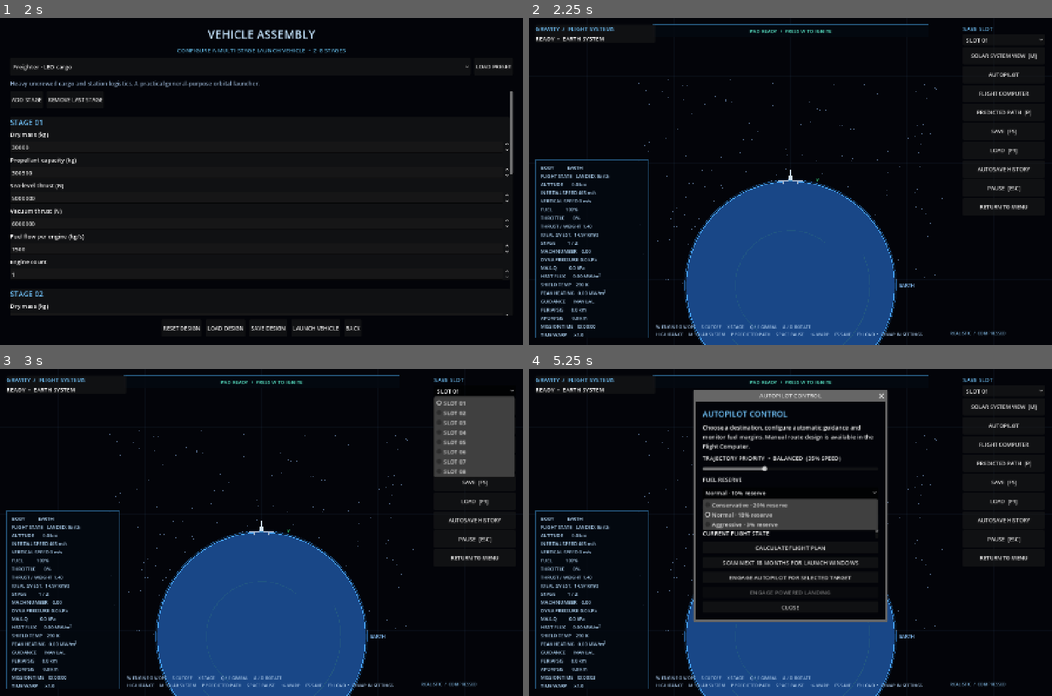
Above: before the commit, frames 1-4 (two rows, left to right).
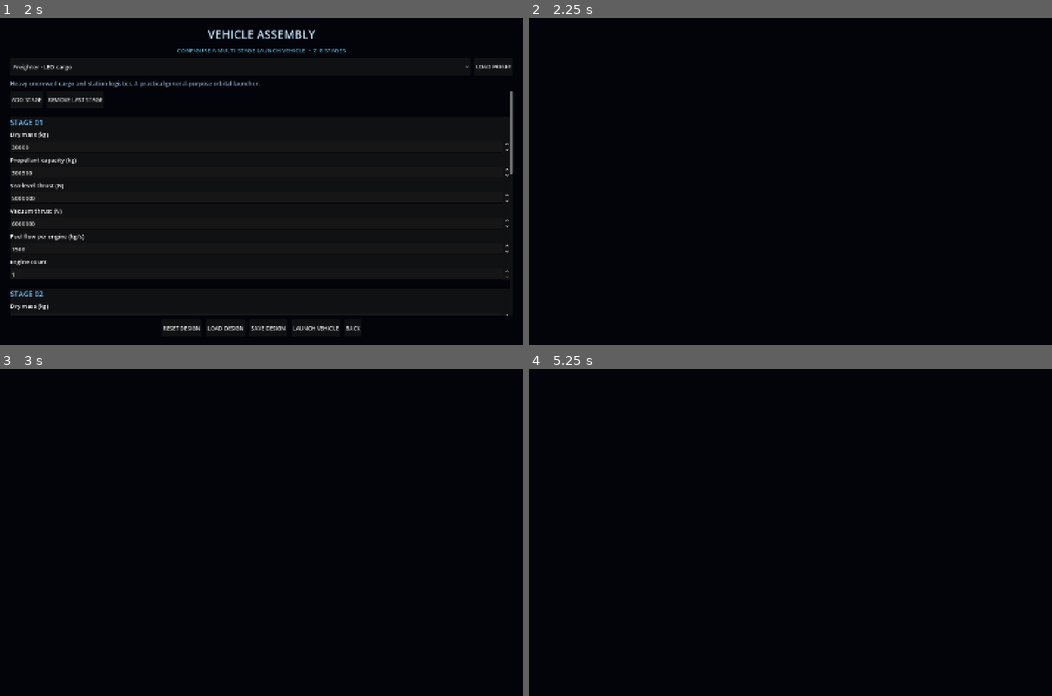
Above: after the commit, the same moments.

Repository: Blagos1195/Gravity-simulator
Game: Godot game, scene res://scenes/main.tscn
The game is run twice, just before and just after one commit, with the same random seed, the same clock (stepped at 60 frames per second) and the same inputs.
Inputs (mouse positions are in pixels of both pictures, inside the frame that each line leads up to):
- Up to frame 1 (2 s): click "NEW GAME" at 0.5 s; click "CONTINUE TO ROCKET BUILDER" at 1.25 s
- Up to frame 2 (2.25 s): click "LAUNCH VEHICLE" at 2 s
- Up to frame 3 (3 s): click (475, 391) at 2.75 s, where only the run before the commit has a clickable "SLOT 01"
- Up to frame 4 (5.25 s): click (1004, 408) at 3.5 s, where only the run before the commit has a clickable "SOLAR SYSTEM VIEW [M]"; click (1004, 424) at 4.25 s, where only the run before the commit has a clickable "AUTOPILOT"; click (790, 493) at 5 s, where only the run before the commit has a clickable "Normal · 10% reserve"

Frame 1 is identical in both runs. In frame 2, 21% of the frame differs, in the area x 1-99%, y 1-100%; in frame 3, 25%; in frame 4, 21%.
Error after the commit: Parse Error: Function "_relative_position_to_body()" not found in base self. (res://scripts/simulation_view.gd:161)

Commit message:
Integrate rocket motion with precise coordinates and local body gravity

Diff:
--- a/Gravity/scripts/simulation_view.gd
+++ b/Gravity/scripts/simulation_view.gd
@@ -158,17 +158,17 @@
 	if landed:
 		if thrust_key_down and fuel > 0.0:
 			var surface_state := _surface_body_state(landed_body_name)
-			var normal: Vector2 = (rocket_position - surface_state.position).normalized()
+			var normal := _relative_position_to_body(surface_state).normalized()
 			rotation_angle = normal.angle() - Vector2.UP.angle()
-			rocket_position = surface_state.position + normal * (float(surface_state.radius) + 5.0)
+			_set_rocket_position_relative_to_body(surface_state, normal * (float(surface_state.radius) + 5.0))
 			velocity = surface_state.velocity + Vector2(-normal.y, normal.x) * float(surface_state.radius) * float(surface_state.rotation_rate)
 			landed = false
 			status_message = "LAUNCHING FROM %s" % landed_body_name.to_upper()
 		else:
 			sim_time = end_time
 			var landed_surface_state := _surface_body_state(landed_body_name)
-			var landed_normal: Vector2 = (rocket_position - landed_surface_state.position).normalized()
-			rocket_position = landed_surface_state.position + landed_normal * (float(landed_surface_state.radius) + 0.5)
+			var landed_normal := _relative_position_to_body(landed_surface_state).normalized()
+			_set_rocket_position_relative_to_body(landed_surface_state, landed_normal * (float(landed_surface_state.radius) + 0.5))
 			velocity = landed_surface_state.velocity + Vector2(-landed_normal.y, landed_normal.x) * float(landed_surface_state.radius) * float(landed_surface_state.rotation_rate)
 			throttle = 0.0
 			return
@@ -176,7 +176,8 @@
 		sim_time = end_time
 		throttle = 0.0
 		return
-	var altitude := rocket_position.length() - EARTH_RADIUS
+	var local_body := _nearest_body_state(rocket_position)
+	var altitude := maxf(0.0, float(local_body.get("distance", EARTH_RADIUS)) - float(local_body.get("radius", EARTH_RADIUS)))
 	if guidance_enabled:
 		_update_guidance(dt)
 	if autopilot_enabled and autopilot_phase in ["COAST", "WAIT_WINDOW", "ALIGN_DEPARTURE", "TRANSFER_COAST", "ARRIVAL_APPROACH", "ARRIVAL_PENDING", "ROUTE_COAST", "COMPLETE", "FAILED"]:
@@ -203,7 +204,7 @@
 				autopilot_phase = "TRANSFER_COAST"
 			elif autopilot_phase == "ARRIVAL_CAPTURE_BURN":
 				var arrival_state := _autopilot_target_state()
-				var arrival_position: Vector2 = rocket_position - arrival_state.position
+				var arrival_position := _relative_position_to_body(arrival_state)
 				var arrival_velocity: Vector2 = velocity + thrust_impulse - arrival_state.velocity
 				var arrival_orbit := FlightComputer.orbital_state(arrival_position, arrival_velocity, G * float(arrival_state.mass))
 				if bool(arrival_orbit.get("bound", false)) and float(arrival_orbit.get("periapsis", 0.0)) > float(arrival_state.radius) + 50000.0:
@@ -225,23 +226,28 @@
 				autopilot_complete = true
 				status_message = "AUTOPILOT  •  MANOEUVRE BURN COMPLETE"
 	var gravity_states: Dictionary = _ephemeris_states_at(start_time + dt * 0.5)
-	var initial_gravity: Vector2 = PlanetarySystem.gravity_acceleration_from_heliocentric_states(rocket_position, gravity_states)
-	var initial_aero := _aerodynamic_acceleration(rocket_position, velocity, mass_mid, start_time)
+	var initial_gravity := PlanetarySystem.gravity_acceleration_from_precise_states(rocket_position_precise, gravity_states)
+	var initial_aero := _aerodynamic_acceleration(rocket_position, velocity, mass_mid, start_time, rocket_position_precise)
 	var half_velocity := velocity + (initial_gravity + initial_aero) * (0.5 * dt) + thrust_impulse * 0.5
-	var next_position := rocket_position + half_velocity * dt
-	var final_gravity: Vector2 = PlanetarySystem.gravity_acceleration_from_heliocentric_states(next_position, gravity_states)
-	var final_aero := _aerodynamic_acceleration(next_position, half_velocity, mass_mid, end_time)
+	var next_position_components := PackedFloat64Array([
+		rocket_position_precise[0] + half_velocity.x * dt,
+		rocket_position_precise[1] + half_velocity.y * dt
+	])
+	var next_position := Vector2(next_position_components[0], next_position_components[1])
+	var final_gravity := PlanetarySystem.gravity_acceleration_from_precise_states(next_position_components, gravity_states)
+	var final_aero := _aerodynamic_acceleration(next_position, half_velocity, mass_mid, end_time, next_position_components)
 	velocity = half_velocity + (final_gravity + final_aero) * (0.5 * dt) + thrust_impulse * 0.5
-	rocket_position = next_position
+	_set_rocket_position_components(next_position_components[0], next_position_components[1])
 	sim_time = end_time
 	fuel = maxf(0.0, fuel - fuel_used)
-	var final_atmosphere: Dictionary = _atmosphere_at(rocket_position, velocity, end_time)
+	var final_atmosphere: Dictionary = _atmosphere_at(rocket_position, velocity, end_time, rocket_position_precise)
 	_update_flight_environment(final_atmosphere)
 	_update_heating(dt, final_atmosphere)
 	if fuel <= 0.0001 and stage_index < rocket_stages.size() - 1:
 		_separate_stage()
 	_handle_body_contact()
-	var final_altitude := maxf(0.0, rocket_position.length() - EARTH_RADIUS)
+	var final_body := _nearest_body_state(rocket_position)
+	var final_altitude := maxf(0.0, float(final_body.get("distance", EARTH_RADIUS)) - float(final_body.get("radius", EARTH_RADIUS)))
 	if not autopilot_enabled and not landed and not crashed:
 		status_message = "STAGE %d  •  ENGINE FIRING" % (stage_index + 1) if throttle > 0.0 else "PAD READY  •  W TO IGNITE" if final_altitude < 100.0 else "FLIGHT ACTIVE"
 
